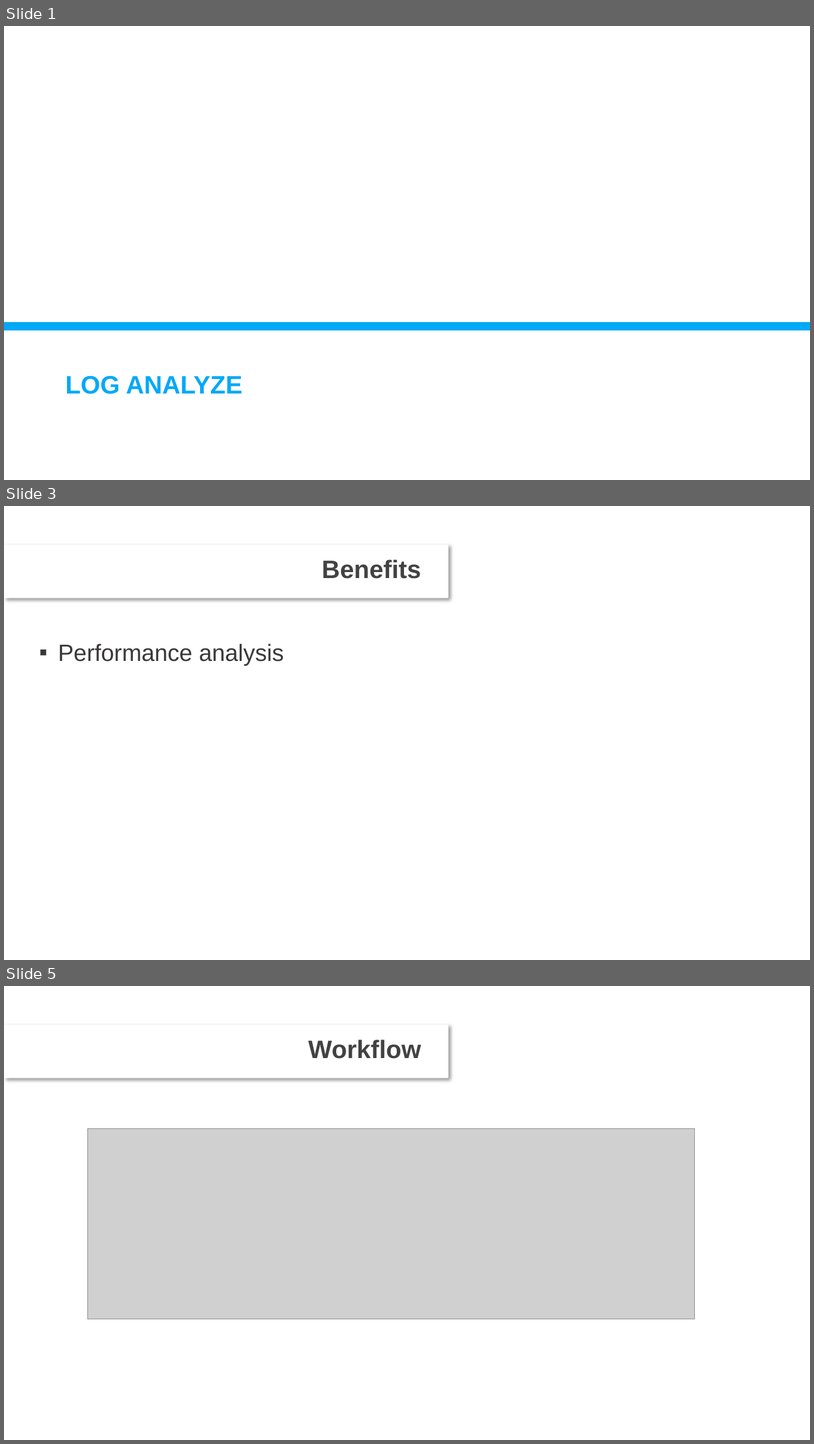
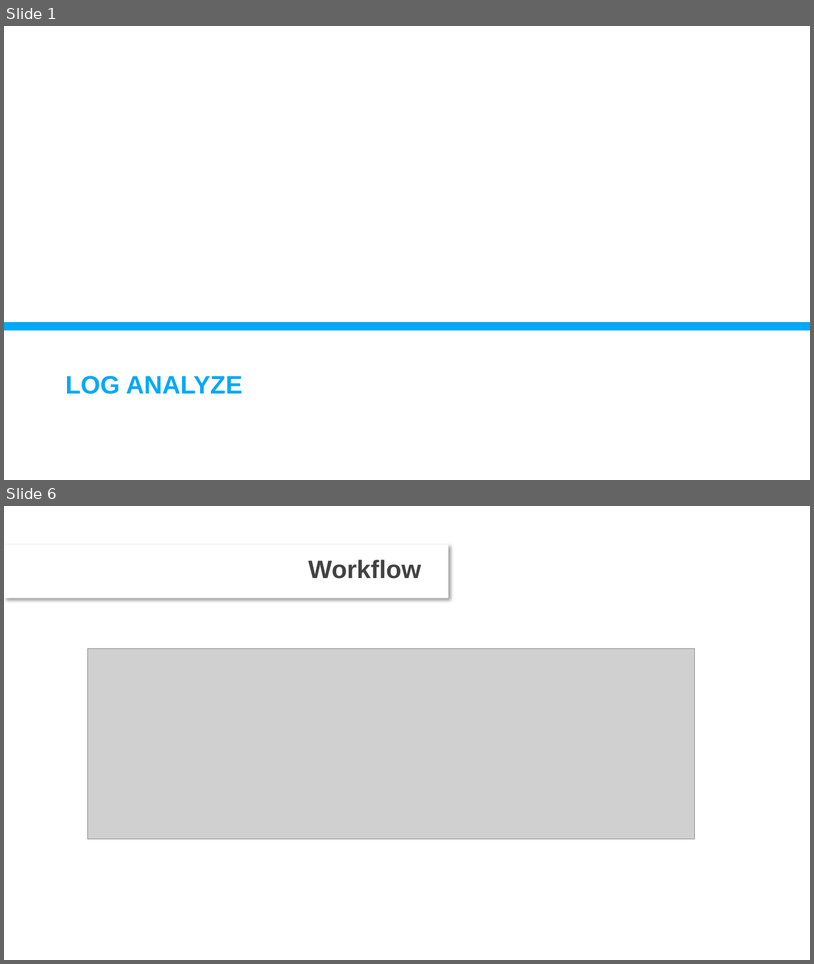
Before and after one commit to DevDay2019-AxonActive/DevDay2019---Advanced-Java, a slide deck: presentations/Log analyze.pptx. Shown one above the other, each under a label of ours: slides 1, 3 and 5 before the commit, slides 1 and 6 after it; the slides between them are not shown. The pictures are 814x1444 and 814x964 pixels, drawn with LibreOffice and Linux fonts; fonts in the diff are those of the drawing; grey boxes stand for pictures; background and template pictures are left out. Boxes give left, top, right and bottom in pixels: in the first picture for what was removed or moved away, otherwise in the second. Text is boxed around its words. In the diff, an @@ line names an element or a change of style, - is before the commit and + after.

```diff
--- a/presentations/Log analyze.pptx
+++ b/presentations/Log analyze.pptx
@@ slide 3 removed at [4,506,810,960], background picture (left out); not listed: 1 template element that a slide beside it also shows @@
@@ title removed at [322,559,422,579] @@
-Benefits
@@ text removed at [58,643,284,666] @@
-▪ Performance analysis
@@ what was slide 5 is now slide 6 @@
```
Also in this commit, not shown: 2 slides changed, 2 slides added.
